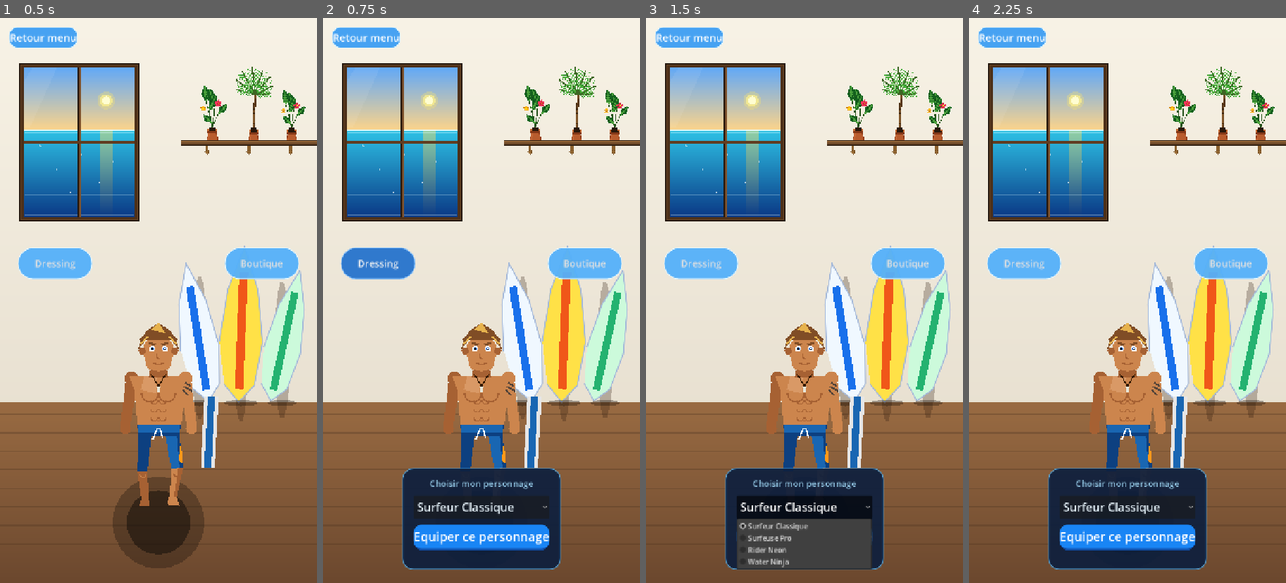
Above: before the commit, frames 1-4 (left to right).
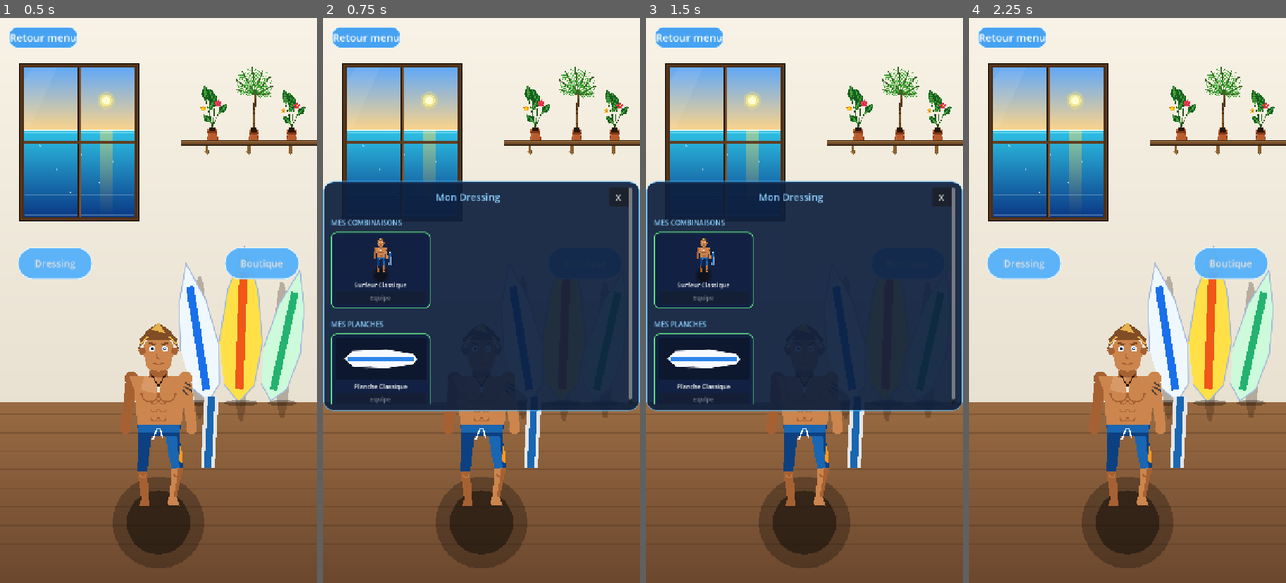
Above: after the commit, the same moments.

Repository: ClemL06/SurfGame
Game: Godot game, scene res://scenes/ui/ShopDressing.tscn
The game is run twice, just before and just after one commit, with the same random seed, the same clock (stepped at 60 frames per second) and the same inputs. This scene is started directly instead of the project's main scene.
Inputs (mouse positions are in pixels of both pictures, inside the frame that each line leads up to):
- Up to frame 1 (0.5 s): no input
- Up to frame 2 (0.75 s): click "Dressing" at 0.5 s
- Up to frame 3 (1.5 s): click (804, 509) at 1.25 s, where only the run before the commit has a clickable "Surfeur Classique"
- Up to frame 4 (2.25 s): click (1263, 198) at 2 s, where only the run after the commit has a clickable "X"

Frame 1 is identical in both runs. In frame 2, 50% of the frame differs, in the area x 0-100%, y 28-98%; in frame 3, 50%; in frame 4, 9.0%.

Commit message:
boutique yelena

Diff:
--- a/nouveau-projet-de-jeu/scenes/ui/ShopDressing.tscn
+++ b/nouveau-projet-de-jeu/scenes/ui/ShopDressing.tscn
@@ -153,54 +153,18 @@
 [node name="DressingPanel" type="PanelContainer" parent="."]
 unique_name_in_owner = true
 layout_mode = 1
-anchors_preset = 7
-anchor_left = 0.5
-anchor_top = 1.0
-anchor_right = 0.5
-anchor_bottom = 1.0
-offset_left = -180.0
-offset_top = -260.0
-offset_right = 180.0
-offset_bottom = -30.0
+anchors_preset = 8
+anchor_left = 0.5
+anchor_top = 0.5
+anchor_right = 0.5
+anchor_bottom = 0.5
+offset_left = -360.0
+offset_top = -270.0
+offset_right = 360.0
+offset_bottom = 250.0
 z_index = 100
+visible = false
 theme_override_styles/panel = SubResource("StyleBoxFlat_dressing_panel")
-
-[node name="DressingMargin" type="MarginContainer" parent="DressingPanel"]
-layout_mode = 2
-theme_override_constants/margin_left = 24
-theme_override_constants/margin_top = 18
-theme_override_constants/margin_right = 24
-theme_override_constants/margin_bottom = 18
-
-[node name="DressingVBox" type="VBoxContainer" parent="DressingPanel/DressingMargin"]
-layout_mode = 2
-theme_override_constants/separation = 14
-
-[node name="DressingLabel" type="Label" parent="DressingPanel/DressingMargin/DressingVBox"]
-layout_mode = 2
-theme_override_colors/font_color = Color(0.65, 0.88, 1.0, 0.85)
-theme_override_font_sizes/font_size = 20
-text = "Choisir mon personnage"
-horizontal_alignment = 1
-
-[node name="CharacterOption" type="OptionButton" parent="DressingPanel/DressingMargin/DressingVBox"]
-unique_name_in_owner = true
-layout_mode = 2
-custom_minimum_size = Vector2(0, 52)
-theme_override_colors/font_color = Color(0.92, 0.97, 1.0, 1.0)
-theme_override_font_sizes/font_size = 26
-
-[node name="SaveCharacterButton" type="Button" parent="DressingPanel/DressingMargin/DressingVBox"]
-unique_name_in_owner = true
-layout_mode = 2
-custom_minimum_size = Vector2(0, 58)
-theme_override_styles/normal = SubResource("StyleBoxFlat_save_btn")
-theme_override_styles/hover = SubResource("StyleBoxFlat_save_btn_hover")
-theme_override_styles/pressed = SubResource("StyleBoxFlat_save_btn_pressed")
-theme_override_colors/font_color = Color(1.0, 1.0, 1.0, 1.0)
-theme_override_colors/font_hover_color = Color(1.0, 1.0, 1.0, 1.0)
-theme_override_font_sizes/font_size = 28
-text = "Equiper ce personnage"
 
 [node name="ShopPanel" type="PanelContainer" parent="."]
 unique_name_in_owner = true
--- a/nouveau-projet-de-jeu/scripts/ui/shop_dressing.gd
+++ b/nouveau-projet-de-jeu/scripts/ui/shop_dressing.gd
@@ -1,7 +1,5 @@
 extends Control
 
-@onready var character_option: OptionButton = %CharacterOption
-@onready var save_character_button: Button = %SaveCharacterButton
 @onready var back_button: Button = %BackButton
 @onready var tab_dressing_button: Button = %TabDressingButton
 @onready var tab_shop_button: Button = %TabShopButton
@@ -47,13 +45,9 @@
 
 func _ready() -> void:
 	set_process(true)
-	_setup_character_choices()
-	_load_current_data()
-	save_character_button.pressed.connect(_on_save_character_pressed)
 	back_button.pressed.connect(_on_back_pressed)
 	tab_dressing_button.pressed.connect(_on_tab_dressing_pressed)
 	tab_shop_button.pressed.connect(_on_tab_shop_pressed)
-	character_option.item_selected.connect(_on_character_option_selected)
 	_apply_tab_state()
 
 func _process(delta: float) -> void:
@@ -199,36 +193,15 @@
 	_draw_monstera_plant(Vector2(size.x * 0.92, rack_surface_y), 0.48)
 
 
-func _setup_character_choices() -> void:
-	character_option.clear()
-	character_option.add_item("Surfeur Classique")
-	character_option.add_item("Surfeuse Pro")
-	character_option.add_item("Rider Neon")
-	character_option.add_item("Water Ninja")
-
-func _load_current_data() -> void:
-	var idx: int = maxi(0, character_option.get_item_index(GameManager.selected_character_index))
-	if idx >= 0:
-		character_option.select(idx)
-
-func _on_save_character_pressed() -> void:
-	if not GameManager.has_account:
-		return
-	var selected_idx: int = character_option.get_selected_id()
-	GameManager.create_or_update_account(GameManager.player_pseudo, selected_idx)
-
 func _on_back_pressed() -> void:
 	GameManager.goto_main_menu()
 
-func _on_character_option_selected(index: int) -> void:
-	character_front.preview_index = index
-	if GameManager.has_account:
-		GameManager.create_or_update_account(GameManager.player_pseudo, character_option.get_selected_id())
-		_show_hint("Personnage equipe !")
-
 func _on_tab_dressing_pressed() -> void:
-	dressing_panel.visible = not dressing_panel.visible
+	var opening := not dressing_panel.visible
+	dressing_panel.visible = opening
 	shop_panel.visible = false
+	if opening:
+		_build_dressing_ui()
 
 func _on_tab_shop_pressed() -> void:
 	var opening := not shop_panel.visible
@@ -240,6 +213,174 @@
 func _apply_tab_state() -> void:
 	dressing_panel.visible = false
 	shop_panel.visible = false
+
+# ── Construction de l'UI du dressing (items possédés uniquement) ──────────────
+
+func _build_dressing_ui() -> void:
+	for child in dressing_panel.get_children():
+		child.queue_free()
+
+	var margin := MarginContainer.new()
+	margin.add_theme_constant_override("margin_left",   16)
+	margin.add_theme_constant_override("margin_top",    12)
+	margin.add_theme_constant_override("margin_right",  16)
+	margin.add_theme_constant_override("margin_bottom", 12)
+	dressing_panel.add_child(margin)
+
+	var scroll := ScrollContainer.new()
+	scroll.size_flags_vertical   = Control.SIZE_EXPAND_FILL
+	scroll.horizontal_scroll_mode = ScrollContainer.SCROLL_MODE_DISABLED
+	margin.add_child(scroll)
+
+	var outer := VBoxContainer.new()
+	outer.size_flags_horizontal = Control.SIZE_EXPAND_FILL
+	outer.add_theme_constant_override("separation", 10)
+	scroll.add_child(outer)
+
+	# Ligne du haut : titre + bouton fermer.
+	var top_row := HBoxContainer.new()
+	top_row.add_theme_constant_override("separation", 10)
+	outer.add_child(top_row)
+
+	var title_lbl := Label.new()
+	title_lbl.text = "Mon Dressing"
+	title_lbl.size_flags_horizontal = Control.SIZE_EXPAND_FILL
+	title_lbl.horizontal_alignment = HORIZONTAL_ALIGNMENT_CENTER
+	title_lbl.add_theme_font_size_override("font_size", 22)
+	title_lbl.add_theme_color_override("font_color", Color(0.55, 0.82, 1.0))
+	top_row.add_child(title_lbl)
+
+	var close_btn := Button.new()
+	close_btn.text = "X"
+	close_btn.add_theme_font_size_override("font_size", 20)
+	close_btn.custom_minimum_size = Vector2(44, 44)
+	close_btn.pressed.connect(func():
+		dressing_panel.visible = false
+	)
+	top_row.add_child(close_btn)
+
+	# Filtrer les items possédés.
+	var owned_chars: Array = []
+	var owned_boards: Array = []
+	for item in SHOP_ITEMS:
+		var is_owned: bool = item["price"] == 0 or item["id"] in GameManager.owned_items
+		if is_owned:
+			if item["cat"] == "Combinaisons":
+				owned_chars.append(item)
+			else:
+				owned_boards.append(item)
+
+	# Section Combinaisons possédées.
+	_add_section_header(outer, "Mes Combinaisons")
+	if owned_chars.is_empty():
+		var empty_lbl := Label.new()
+		empty_lbl.text = "Aucune combinaison. Visite la boutique !"
+		empty_lbl.horizontal_alignment = HORIZONTAL_ALIGNMENT_CENTER
+		empty_lbl.add_theme_color_override("font_color", Color(0.65, 0.70, 0.80))
+		outer.add_child(empty_lbl)
+	else:
+		var char_grid := _make_grid()
+		outer.add_child(char_grid)
+		for item in owned_chars:
+			_add_dressing_card(char_grid, item)
+
+	# Section Planches possédées.
+	_add_section_header(outer, "Mes Planches")
+	if owned_boards.is_empty():
+		var empty_lbl := Label.new()
+		empty_lbl.text = "Aucune planche. Visite la boutique !"
+		empty_lbl.horizontal_alignment = HORIZONTAL_ALIGNMENT_CENTER
+		empty_lbl.add_theme_color_override("font_color", Color(0.65, 0.70, 0.80))
+		outer.add_child(empty_lbl)
+	else:
+		var board_grid := _make_grid()
+		outer.add_child(board_grid)
+		for item in owned_boards:
+			_add_dressing_card(board_grid, item)
+
+func _add_dressing_card(grid: GridContainer, item: Dictionary) -> void:
+	var is_equipped: bool = _is_equipped(item)
+
+	var card_style := StyleBoxFlat.new()
+	card_style.bg_color = Color(0.07, 0.13, 0.26, 0.97)
+	card_style.corner_radius_top_left     = 12
+	card_style.corner_radius_top_right    = 12
+	card_style.corner_radius_bottom_right = 12
+	card_style.corner_radius_bottom_left  = 12
+	card_style.border_width_left   = 2
+	card_style.border_width_top    = 2
+	card_style.border_width_right  = 2
+	card_style.border_width_bottom = 2
+	card_style.border_color = Color(0.40, 1.0, 0.55, 0.85) if is_equipped \
+							else Color(0.28, 0.62, 1.0, 0.65)
+
+	var card := PanelContainer.new()
+	card.size_flags_horizontal = Control.SIZE_EXPAND_FILL
+	card.add_theme_stylebox_override("panel", card_style)
+	grid.add_child(card)
+
+	var inner := MarginContainer.new()
+	inner.add_theme_constant_override("margin_left",   8)
+	inner.add_theme_constant_override("margin_top",    8)
+	inner.add_theme_constant_override("margin_right",  8)
+	inner.add_theme_constant_override("margin_bottom", 8)
+	card.add_child(inner)
+
+	var vbox := VBoxContainer.new()
+	vbox.add_theme_constant_override("separation", 5)
+	inner.add_child(vbox)
+
+	# Aperçu.
+	if item["type"] == "board":
+		var preview := Control.new()
+		preview.custom_minimum_size = Vector2(0, 95)
+		preview.size_flags_horizontal = Control.SIZE_EXPAND_FILL
+		vbox.add_child(preview)
+		var bc: Dictionary = BOARD_COLORS_PREVIEW[item["idx"]]
+		var base_col: Color = bc["base"]
+		var stripe_col: Color = bc["stripe"]
+		preview.draw.connect(func(): _draw_board_preview(preview, base_col, stripe_col))
+	else:
+		var cf = _CharacterFront.new()
+		cf.use_own_size    = true
+		cf.preview_index   = item["idx"]
+		cf.scale_factor    = 0.30
+		cf.center_y_ratio  = 0.30
+		cf.feet_offset_y   = 30.0
+		cf.custom_minimum_size   = Vector2(0, 95)
+		cf.size_flags_horizontal = Control.SIZE_EXPAND_FILL
+		vbox.add_child(cf)
+
+	# Nom.
+	var name_lbl := Label.new()
+	name_lbl.text = item["name"]
+	name_lbl.horizontal_alignment = HORIZONTAL_ALIGNMENT_CENTER
+	name_lbl.add_theme_font_size_override("font_size", 14)
+	name_lbl.add_theme_color_override("font_color", Color(1.0, 1.0, 1.0))
+	name_lbl.clip_text = true
+	vbox.add_child(name_lbl)
+
+	# Bouton équiper.
+	var btn := Button.new()
+	btn.size_flags_horizontal = Control.SIZE_EXPAND_FILL
+	btn.add_theme_font_size_override("font_size", 14)
+	if is_equipped:
+		btn.text = "Equipe"
+		btn.disabled = true
+	else:
+		btn.text = "Equiper"
+		btn.pressed.connect(_equip_item_dressing.bind(item))
+	vbox.add_child(btn)
+
+func _equip_item_dressing(item: Dictionary) -> void:
+	if item["type"] == "char":
+		GameManager.create_or_update_account(GameManager.player_pseudo, item["idx"])
+		character_front.preview_index = item["idx"]
+	else:
+		GameManager.selected_board_index = item["idx"]
+		GameManager.save_game()
+	_show_hint("%s équipé !" % item["name"])
+	_build_dressing_ui()
 
 # ── Construction de l'UI de boutique (grille 3 colonnes) ─────────────────────
 
@@ -477,7 +618,7 @@
 		_show_hint("Pas assez de SC !")
 		return
 	GameManager.unlock_item(item["id"])
-	_show_hint("%s acheté !" % item["name"])
+	_show_hint("%s acheté ! Disponible dans ton dressing." % item["name"])
 	_build_shop_ui()
 
 func _equip_item(item: Dictionary) -> void:
